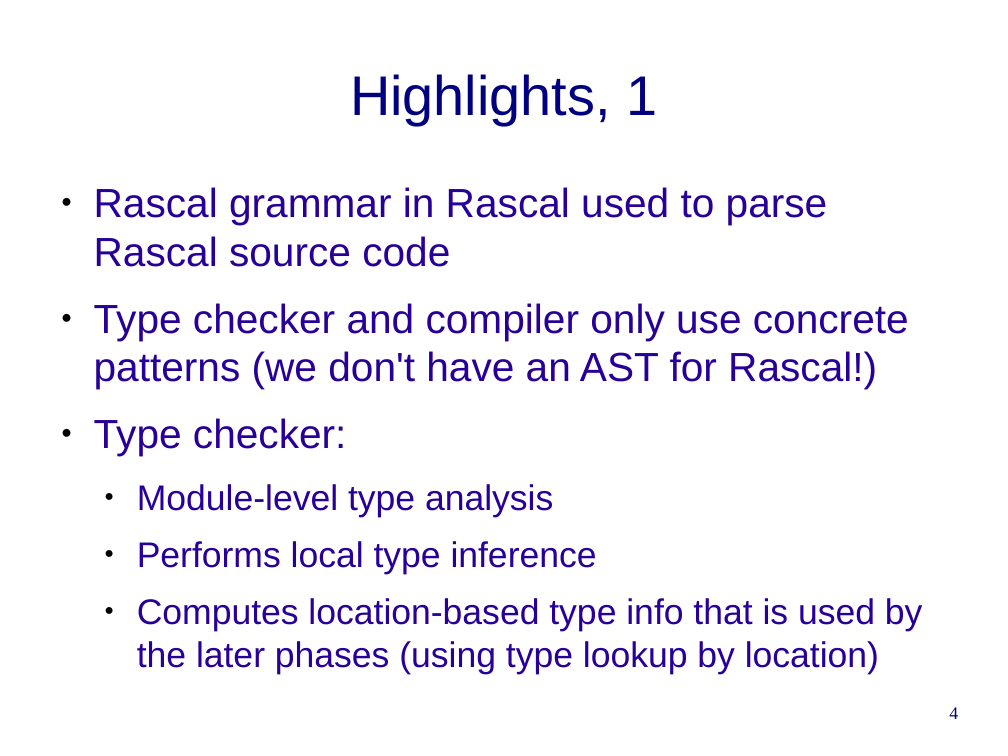
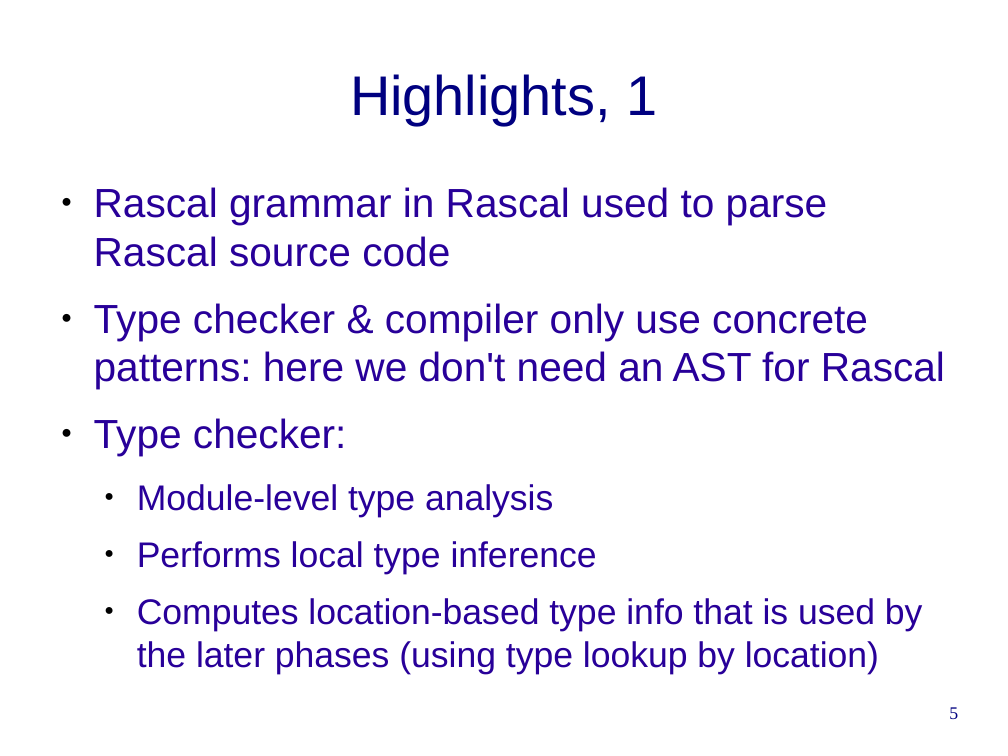
Before and after one commit to cwi-swat/rascal-course-pldi-2015, a slide deck: slide 5 of presentations/Rascal-compiler.odp (slide 4 before the commit). Drawn at 1008x756 pixels with LibreOffice and Linux fonts; fonts in the diff are those of the drawing; background and template pictures are left out. Boxes give left, top, right and bottom in pixels: in the first picture for what was removed or moved away, otherwise in the second. Text is boxed around its words. In the diff, an @@ line names an element or a change of style, - is before the commit and + after.

```diff
--- a/presentations/Rascal-compiler.odp
+++ b/presentations/Rascal-compiler.odp
@@ text at [94, 303, 945, 389]: text changed @@
-● Type checker and compiler only use concrete patterns (we don't have an AST for Rascal!)
+● Type checker & compiler only use concrete patterns: here we don't need an AST for Rascal
@@ page number at [949, 707, 958, 719]: text changed @@
-4
+5
```
Also in this commit, not shown: 1 other slide changed, 1 slide added, 1 slide removed.
